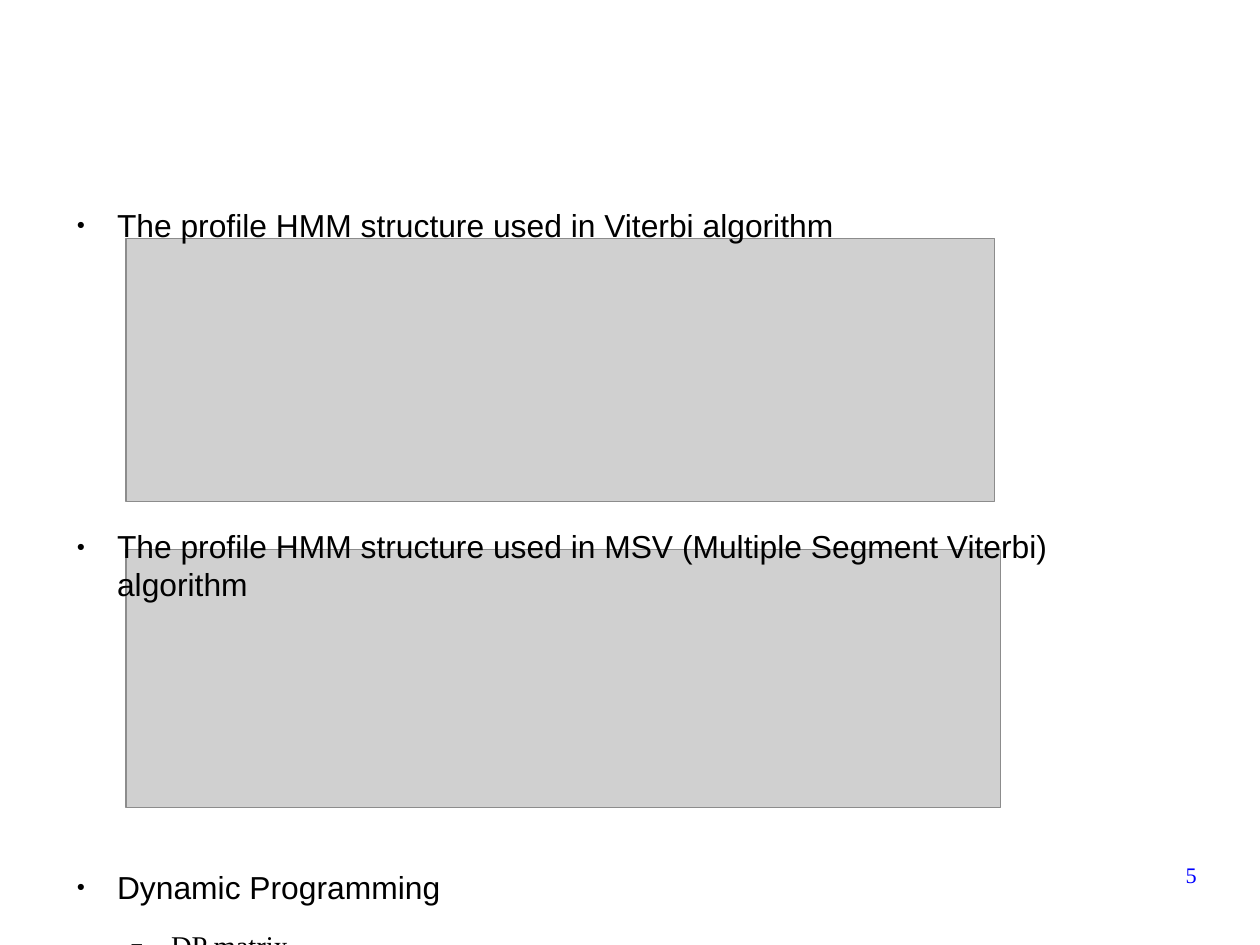
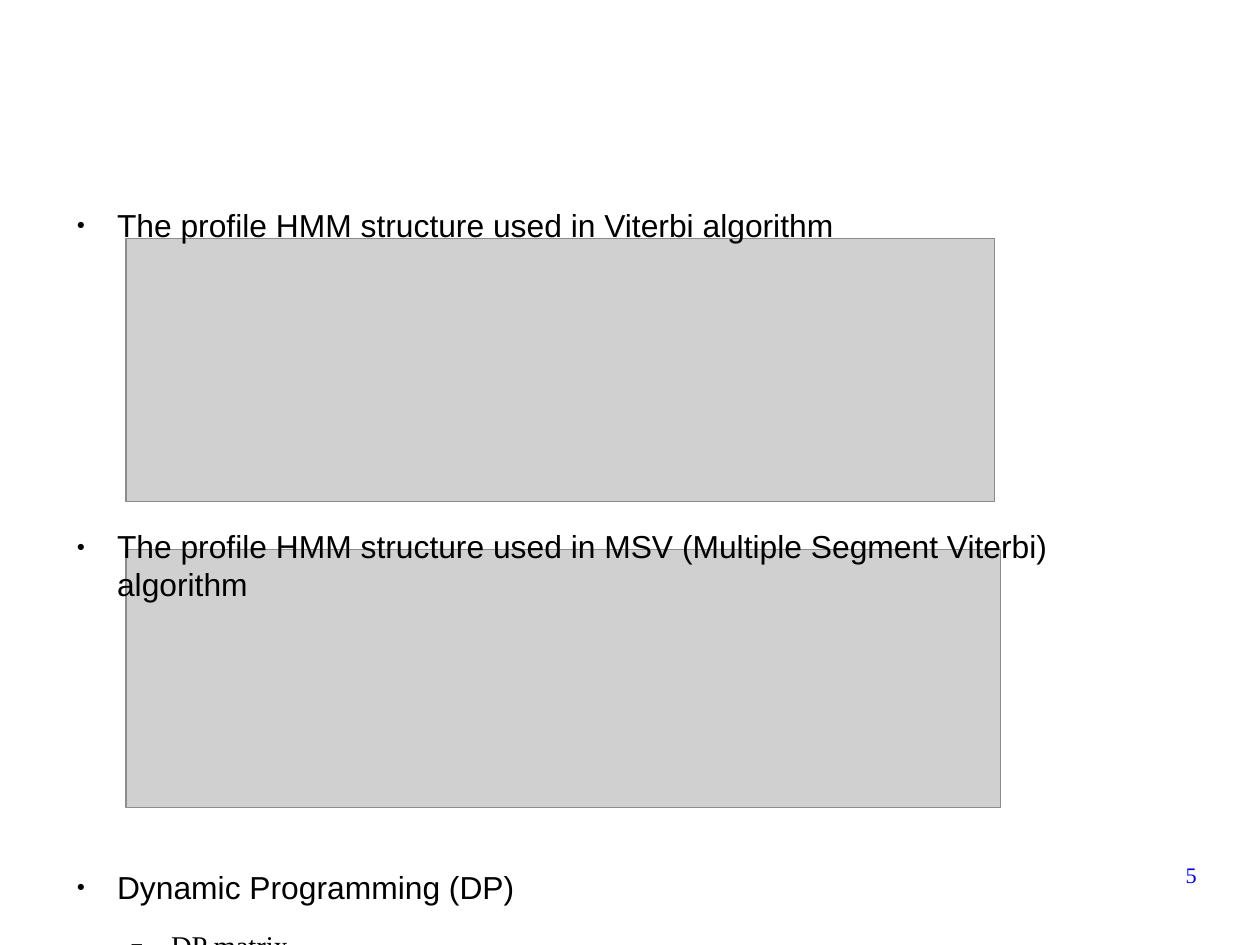
Before and after one commit to forestcheng/cudahmmsearch, a slide deck: slide 5 of thesis/thesisDefense.odp. Drawn at 1260x945 pixels with LibreOffice and Linux fonts; fonts in the diff are those of the drawing; grey boxes stand for pictures; background and template pictures are left out. Boxes give left, top, right and bottom in pixels: in the first picture for what was removed or moved away, otherwise in the second. Text is boxed around its words. In the diff, an @@ line names an element or a change of style, - is before the commit and + after.

```diff
--- a/thesis/thesisDefense.odp
+++ b/thesis/thesisDefense.odp
@@ text at box(117, 876, 514, 905): text changed @@
-● Dynamic Programming
+● Dynamic Programming (DP)
```
Also in this commit, not shown: 6 other slides changed, 1 other file.
